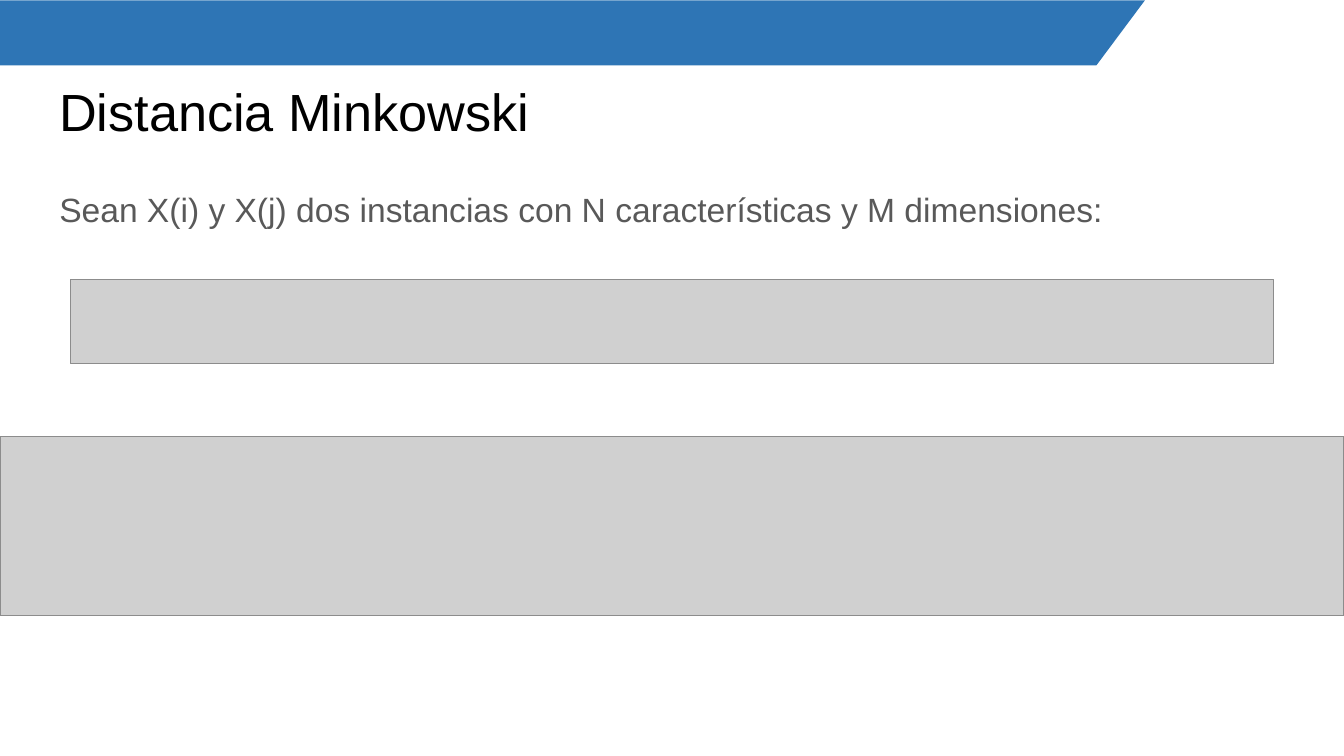
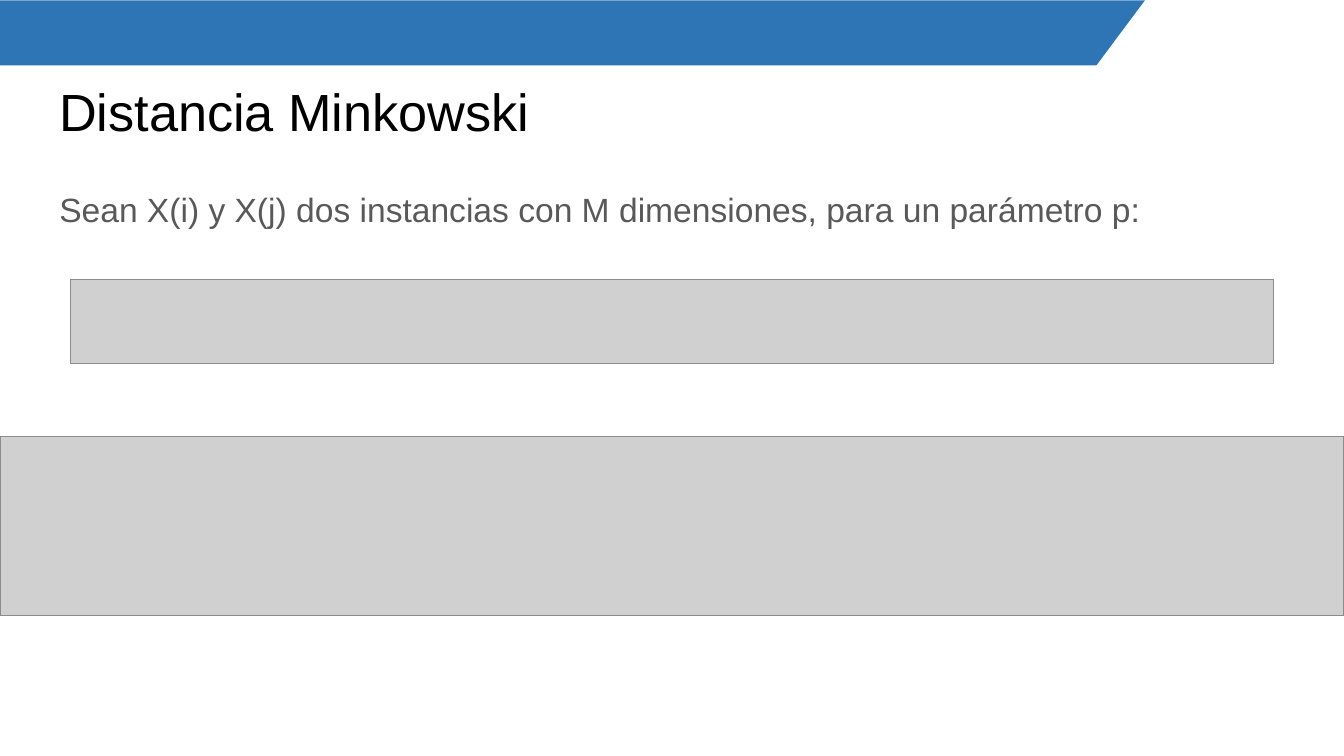
Before and after one commit to evillatal/IA-Diplomado, a slide deck: slide 27 of Fundamentos de Machine Learning/Clase 4/4. SVM y KNN.pptx. Drawn at 1344x756 pixels with LibreOffice and Linux fonts; fonts in the diff are those of the drawing; grey boxes stand for pictures; background and template pictures are left out. Boxes give left, top, right and bottom in pixels: in the first picture for what was removed or moved away, otherwise in the second. Text is boxed around its words. In the diff, an @@ line names an element or a change of style, - is before the commit and + after.

Commit message:
Clase 4: corrección

```diff
--- a/Fundamentos de Machine Learning/Clase 4/4. SVM y KNN.pptx
+++ b/Fundamentos de Machine Learning/Clase 4/4. SVM y KNN.pptx
@@ text at [59, 197, 1140, 228]: text changed @@
-Sean X(i) y X(j) dos instancias con N características y M dimensiones:
+Sean X(i) y X(j) dos instancias con M dimensiones, para un parámetro p:
```
